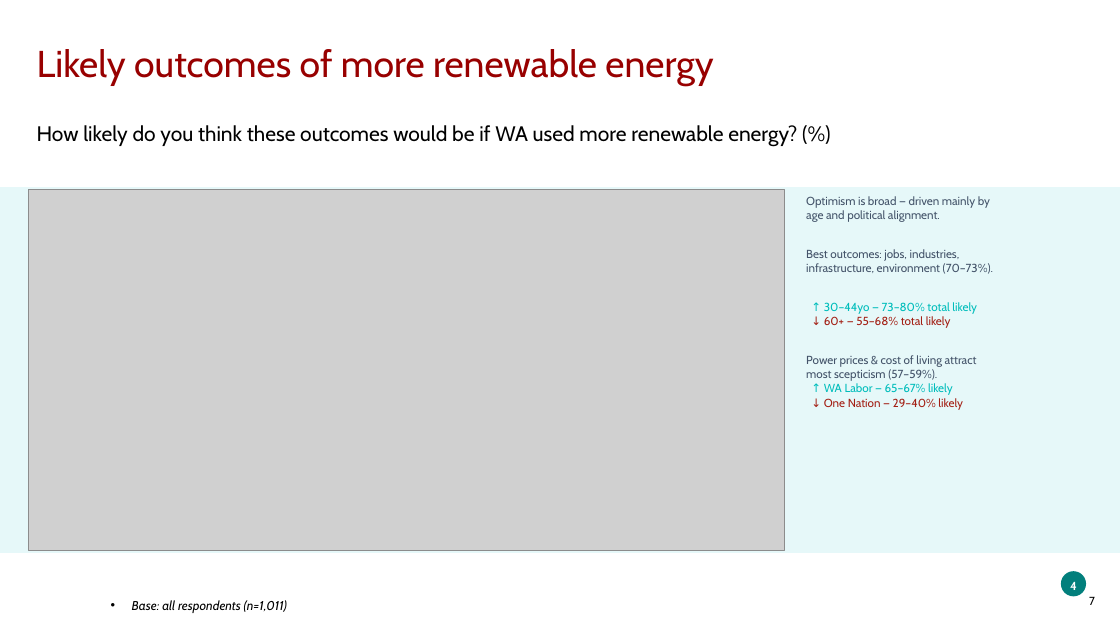
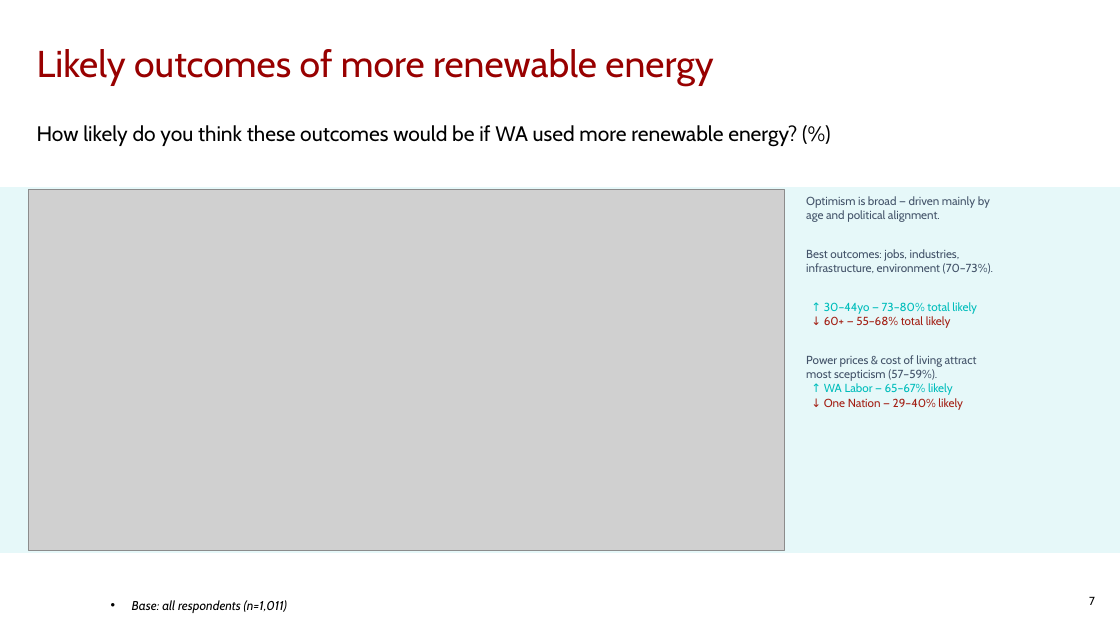
Before and after one commit to ThomasB4242/Test-1, a slide deck: slide 7 of sample_data/wa_energy_output.pptx. Drawn at 1120x630 pixels with LibreOffice and Linux fonts; fonts in the diff are those of the drawing; grey boxes stand for pictures; background and template pictures are left out. Boxes give left, top, right and bottom in pixels: in the first picture for what was removed or moved away, otherwise in the second. Text is boxed around its words. In the diff, an @@ line names an element or a change of style, - is before the commit and + after.

```diff
--- a/sample_data/wa_energy_output.pptx
+++ b/sample_data/wa_energy_output.pptx
@@ ellipse removed at [1061,571,1086,597] @@
@@ text removed at [1070,581,1077,590] @@
-4
```
Also in this commit, not shown: 6 other slides changed, 2 other files.
